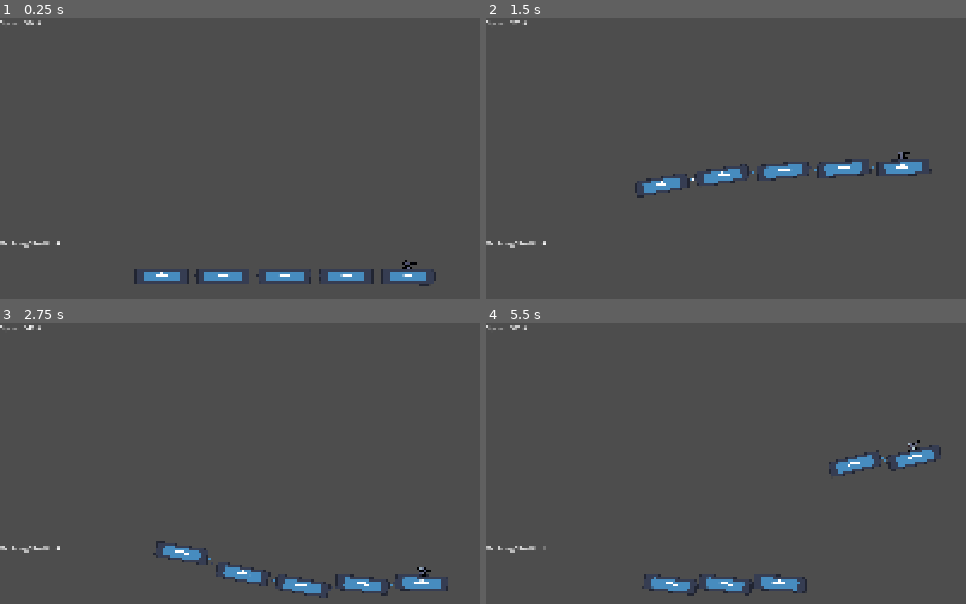
Above: before the commit, frames 1-4 (two rows, left to right).
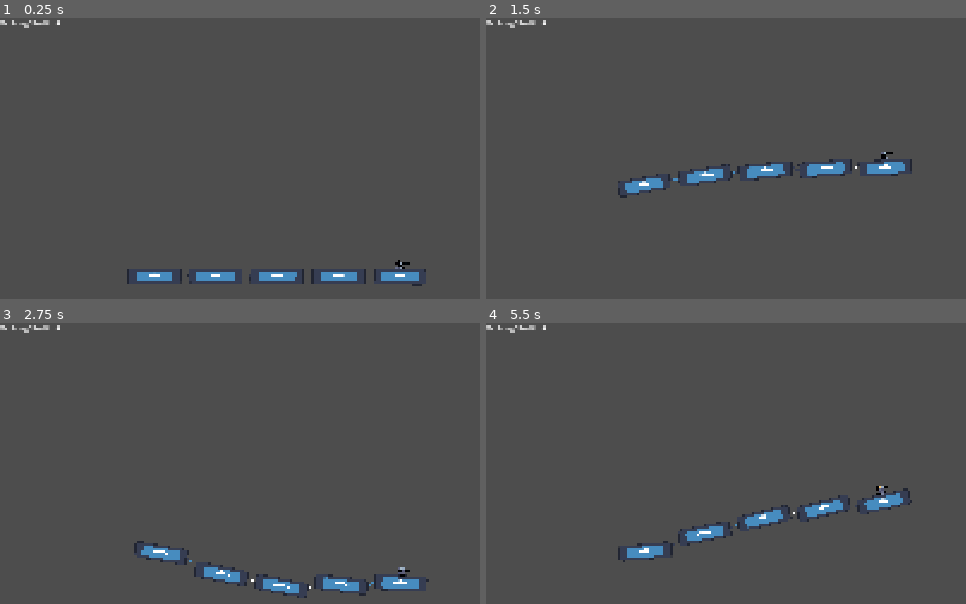
Above: after the commit, the same moments.

Repository: g3evorz/Gameseed-2026
Game: Godot game, scene res://Scenes/main.tscn
Same seed, same stepped clock (60 frames per second), same inputs: the game is played once before the commit and once after it. The engine's default icon, where the game draws it, is replaced by a stand-in: a white triangle on a blue panel in a dark square.
Inputs:
- Up to frame 1 (0.25 s): no input
- Up to frame 2 (1.5 s): hold Up (ui_up) from 0.53 s (still down)
- Up to frame 3 (2.75 s): release Up (ui_up) at 2.03 s; hold Down (ui_down) from 2.03 s (still down)
- Up to frame 4 (5.5 s): release Down (ui_down) at 2.78 s; hold Up (ui_up) 2.78-4.28 s; hold Down (ui_down) 4.28-5.03 s; tap Up (ui_up) at 4.52 s; hold Up (ui_up) from 5.03 s (still down)

The runs differ from the first frame. In frame 1, 1.3% of the frame differs, in the area x 0-91%, y 0-96%; in frame 2, 2.5%; in frame 3, 2.8%; in frame 4, 3.9%, in the area x 0-95%, y 0-98%.

Commit message:
Spawn Platform
Added spawned platform and changes fundamentally at who's moving (it is platform now & kereta is stay in place). also changes reparents gerbong and kepala.

Diff:
--- a/Scenes/Components/Kereta/gerbong.tscn
+++ b/Scenes/Components/Kereta/gerbong.tscn
@@ -1,39 +1,39 @@
 [gd_scene format=3 uid="uid://dcnle0rgkvqcg"]
 
 [ext_resource type="Texture2D" uid="uid://c7b1a0a2yu4by" path="res://icon.svg" id="1_fp0vm"]
-[ext_resource type="Script" uid="uid://dsguloiapf5sg" path="res://Script/Kereta/gerbong.gd" id="1_ibxl1"]
+[ext_resource type="Script" uid="uid://ilqondv8ongq" path="res://Script/Kereta/gerbong.gd" id="1_ibxl1"]
 [ext_resource type="PackedScene" uid="uid://8nceytgwwcui" path="res://Scenes/Components/Kereta/coupler.tscn" id="3_2jg16"]
 
 [sub_resource type="RectangleShape2D" id="RectangleShape2D_ibxl1"]
 size = Vector2(261, 77)
 
-[node name="Gerbong" type="Node2D" unique_id=2090834745]
-
-[node name="CharacterBody2D" type="CharacterBody2D" parent="." unique_id=1560058412]
+[node name="Gerbong" type="CharacterBody2D" unique_id=1560058412]
 collision_mask = 2
 script = ExtResource("1_ibxl1")
 
-[node name="Camera2D" type="Camera2D" parent="CharacterBody2D" unique_id=1658180898]
+[node name="Camera2D" type="Camera2D" parent="." unique_id=1658180898]
 
-[node name="Sprite2D" type="Sprite2D" parent="CharacterBody2D" unique_id=370657303]
+[node name="Sprite2D" type="Sprite2D" parent="." unique_id=370657303]
 position = Vector2(-129, 38)
 scale = Vector2(2.0234377, 0.59375)
 texture = ExtResource("1_fp0vm")
 centered = false
 offset = Vector2(0, -126)
 
-[node name="TitikSambungBelakang" type="Marker2D" parent="CharacterBody2D/Sprite2D" unique_id=1053118839]
+[node name="TitikSambungBelakang" type="Marker2D" parent="Sprite2D" unique_id=1053118839]
 position = Vector2(-0.78084564, -64.00001)
 scale = Vector2(0.49420846, 1.6842107)
 
-[node name="TitikSambungDepan" type="Marker2D" parent="CharacterBody2D/Sprite2D" unique_id=1794014442]
+[node name="TitikSambungDepan" type="Marker2D" parent="Sprite2D" unique_id=1794014442]
 position = Vector2(128.2, -64)
 scale = Vector2(0.49420846, 1.6842107)
 
-[node name="CollisionShape2D" type="CollisionShape2D" parent="CharacterBody2D" unique_id=1533080487]
+[node name="CollisionShape2D" type="CollisionShape2D" parent="." unique_id=1533080487]
 scale = Vector2(0.83319235, 0.8178548)
 shape = SubResource("RectangleShape2D_ibxl1")
 
-[node name="Coupler" parent="CharacterBody2D" unique_id=164977633 instance=ExtResource("3_2jg16")]
+[node name="Coupler" parent="." unique_id=164977633 instance=ExtResource("3_2jg16")]
 position = Vector2(130, 0)
 scale = Vector2(1.0087036, 1)
+
+[node name="Gerbong" type="Node2D" parent="." unique_id=2090834745]
--- a/Scenes/Components/Kereta/kepala.tscn
+++ b/Scenes/Components/Kereta/kepala.tscn
@@ -8,45 +8,45 @@
 [sub_resource type="RectangleShape2D" id="RectangleShape2D_eu8wk"]
 size = Vector2(233.5, 62.5)
 
-[node name="Kepala" type="Node2D" unique_id=1780252134]
-
-[node name="Camera2D" type="Camera2D" parent="." unique_id=1503878241 node_paths=PackedStringArray("target")]
-position = Vector2(-129, 38)
-scale = Vector2(2.0234377, 0.59375)
-zoom = Vector2(0.5, 0.5)
-script = ExtResource("1_eu8wk")
-target = NodePath("../CharacterBody2D")
-
-[node name="CharacterBody2D" type="CharacterBody2D" parent="." unique_id=1215859441]
+[node name="Kepala" type="CharacterBody2D" unique_id=1215859441]
 collision_mask = 2
 script = ExtResource("1_kiorl")
 
-[node name="Sprite2D" type="Sprite2D" parent="CharacterBody2D" unique_id=1829586725]
+[node name="Sprite2D" type="Sprite2D" parent="." unique_id=1829586725]
 position = Vector2(-129, 38)
 scale = Vector2(2.0234377, 0.59375)
 texture = ExtResource("2_pvioj")
 centered = false
 offset = Vector2(0, -126)
 
-[node name="PulseBody" parent="CharacterBody2D/Sprite2D" unique_id=862216815 instance=ExtResource("2_eu8wk")]
+[node name="PulseBody" parent="Sprite2D" unique_id=862216815 instance=ExtResource("2_eu8wk")]
 position = Vector2(63.75289, -122.94738)
 scale = Vector2(0.8017096, 2.7321424)
 
-[node name="TitikSambungBelakang" type="Marker2D" parent="CharacterBody2D/Sprite2D" unique_id=1181210845]
+[node name="TitikSambungBelakang" type="Marker2D" parent="Sprite2D" unique_id=1181210845]
 position = Vector2(-0.28664398, -64.00001)
 scale = Vector2(0.49420846, 1.6842107)
 
-[node name="TitikSambungDepan" type="Marker2D" parent="CharacterBody2D/Sprite2D" unique_id=1549894906]
+[node name="TitikSambungDepan" type="Marker2D" parent="Sprite2D" unique_id=1549894906]
 position = Vector2(128, -64)
 scale = Vector2(0.244242, 2.8365655)
 
-[node name="CollisionShape2D" type="CollisionShape2D" parent="CharacterBody2D" unique_id=1440733009]
+[node name="CollisionShape2D" type="CollisionShape2D" parent="." unique_id=1440733009]
 position = Vector2(-4.7683716e-07, 0)
 scale = Vector2(0.9615588, 0.9438583)
 shape = SubResource("RectangleShape2D_eu8wk")
 
-[node name="CanvasLayer" type="CanvasLayer" parent="CharacterBody2D" unique_id=1870364125]
+[node name="CanvasLayer" type="CanvasLayer" parent="." unique_id=1870364125]
 
-[node name="LabelSpeed" type="Label" parent="CharacterBody2D/CanvasLayer" unique_id=448355568]
+[node name="LabelSpeed" type="Label" parent="CanvasLayer" unique_id=448355568]
 offset_right = 40.0
 offset_bottom = 23.0
+
+[node name="Kepala" type="Node2D" parent="." unique_id=1780252134]
+
+[node name="Camera2D" type="Camera2D" parent="Kepala" unique_id=1503878241 node_paths=PackedStringArray("target")]
+position = Vector2(-129, 38)
+scale = Vector2(2.0234377, 0.59375)
+zoom = Vector2(0.5, 0.5)
+script = ExtResource("1_eu8wk")
+target = NodePath("../..")
--- a/Scenes/Components/Obstacle/platform.tscn
+++ b/Scenes/Components/Obstacle/platform.tscn
@@ -1,16 +1,29 @@
 [gd_scene format=3 uid="uid://ciej1ht535fuo"]
+
+[ext_resource type="Script" uid="uid://bbu4urqab8mo1" path="res://Script/Obstacle/platform.gd" id="1_kqigm"]
 
 [sub_resource type="RectangleShape2D" id="RectangleShape2D_j08xn"]
 size = Vector2(381.5, 20)
 
-[node name="Platform" type="Node2D" unique_id=702469548]
-
-[node name="StaticBody2D" type="StaticBody2D" parent="." unique_id=792758832]
+[node name="platform" type="StaticBody2D" unique_id=2120483876]
 collision_layer = 2
 collision_mask = 3
+script = ExtResource("1_kqigm")
 
-[node name="Sprite2D" type="Sprite2D" parent="StaticBody2D" unique_id=668076494]
+[node name="Sprite2D" type="Sprite2D" parent="." unique_id=668076494]
 
-[node name="CollisionShape2D" type="CollisionShape2D" parent="StaticBody2D" unique_id=748666245]
+[node name="CollisionShape2D" type="CollisionShape2D" parent="." unique_id=748666245]
 shape = SubResource("RectangleShape2D_j08xn")
 one_way_collision = true
+
+[node name="CanvasLayer" type="CanvasLayer" parent="." unique_id=86310258]
+
+[node name="LabelSpeed" type="Label" parent="CanvasLayer" unique_id=1387601163]
+offset_right = 40.0
+offset_bottom = 23.0
+
+[node name="Platform" type="Node2D" parent="." unique_id=702469548]
+
+[node name="VisibleOnScreenNotifier2D" type="VisibleOnScreenNotifier2D" parent="Platform" unique_id=1778073639]
+
+[connection signal="screen_exited" from="Platform/VisibleOnScreenNotifier2D" to="." method="_on_visible_on_screen_notifier_2d_screen_exited"]
--- a/Scenes/Components/kereta.tscn
+++ b/Scenes/Components/kereta.tscn
@@ -20,13 +20,8 @@
 
 [node name="Gerbong4" parent="KumpulanGerbong" unique_id=434939152 instance=ExtResource("3_k3j8q")]
 
-[node name="CanvasLayer" type="CanvasLayer" parent="." unique_id=291053721]
+[node name="CanvasLayer" type="CanvasLayer" parent="." unique_id=1250077466]
 
-[node name="LabelJumlahGerbong" type="Label" parent="CanvasLayer" unique_id=723256573]
-anchors_preset = 4
-anchor_top = 0.5
-anchor_bottom = 0.5
-offset_top = -11.5
+[node name="LabelJumlahGerbong" type="Label" parent="CanvasLayer" unique_id=978373017]
 offset_right = 40.0
-offset_bottom = 11.5
-grow_vertical = 2
+offset_bottom = 23.0
--- a/Scenes/main.tscn
+++ b/Scenes/main.tscn
@@ -4,6 +4,7 @@
 [ext_resource type="Script" uid="uid://c43l2tgw5vtty" path="res://Script/GameManager.gd" id="1_jjvhh"]
 [ext_resource type="PackedScene" uid="uid://cuyokbbea850y" path="res://Scenes/Components/Worldborder.tscn" id="2_8gbba"]
 [ext_resource type="PackedScene" uid="uid://ciej1ht535fuo" path="res://Scenes/Components/Obstacle/platform.tscn" id="3_8gbba"]
+[ext_resource type="Script" uid="uid://dcsbhlflouiv0" path="res://Script/Obstacle/platfromSpawner.gd" id="4_21xkr"]
 [ext_resource type="PackedScene" uid="uid://b2h0fb26gx8ox" path="res://Scenes/Components/Obstacle/wall.tscn" id="4_jjvhh"]
 [ext_resource type="PackedScene" uid="uid://cpcua8add3i0a" path="res://Scenes/Components/Obstacle/object.tscn" id="6_21xkr"]
 
@@ -11,29 +12,29 @@
 script = ExtResource("1_jjvhh")
 
 [node name="Kereta" parent="." unique_id=1640051749 instance=ExtResource("1_bo1nx")]
-position = Vector2(-55, 185)
+position = Vector2(0, 185)
 
 [node name="World" parent="." unique_id=1368948942 instance=ExtResource("2_8gbba")]
 position = Vector2(3, 222)
 
-[node name="Platform2" parent="." unique_id=1914942858 instance=ExtResource("3_8gbba")]
-position = Vector2(2543, 25)
-scale = Vector2(6.5655885, 1)
+[node name="PlatfromSpawner" type="Node2D" parent="." unique_id=1110252347 node_paths=PackedStringArray("player", "game_manager")]
+position = Vector2(1000, -10)
+script = ExtResource("4_21xkr")
+item_to_spawn = ExtResource("3_8gbba")
+player = NodePath("../Kereta")
+spawn_interval = 10.0
+game_manager = NodePath("..")
 
-[node name="Platform3" parent="." unique_id=702469548 instance=ExtResource("3_8gbba")]
-position = Vector2(5516, -379)
-scale = Vector2(6.5655885, 1)
+[node name="Object4" parent="." unique_id=971647449 instance=ExtResource("6_21xkr")]
+position = Vector2(4517, -431)
 
-[node name="Platform4" parent="." unique_id=2058346174 instance=ExtResource("3_8gbba")]
-position = Vector2(8808, -113)
-scale = Vector2(6.5655885, 1)
+[node name="Object5" parent="." unique_id=1553031107 instance=ExtResource("6_21xkr")]
+position = Vector2(5156.9995, -430)
 
 [node name="Wall" parent="." unique_id=335254042 instance=ExtResource("4_jjvhh")]
-position = Vector2(10844.999, 105)
-scale = Vector2(-1.2030928, -3.9479203)
-
-[node name="Platform5" parent="." unique_id=1957348218 instance=ExtResource("3_8gbba")]
-position = Vector2(1930, -230)
+position = Vector2(9046, -26)
+rotation = 3.1415927
+scale = Vector2(1.2030928, 3.9479203)
 
 [node name="CanvasLayer" type="CanvasLayer" parent="." unique_id=2120541488]
 process_mode = 3
@@ -137,12 +138,6 @@
 theme_override_font_sizes/font_size = 40
 text = "EXIT"
 
-[node name="Object4" parent="." unique_id=971647449 instance=ExtResource("6_21xkr")]
-position = Vector2(4517, -431)
-
-[node name="Object5" parent="." unique_id=1553031107 instance=ExtResource("6_21xkr")]
-position = Vector2(5156.9995, -430)
-
 [connection signal="pressed" from="CanvasLayer/GameOver/Retry" to="." method="_on_btn_restart_pressed"]
 [connection signal="pressed" from="CanvasLayer/PauseMenu/PauseLabel/VBoxContainer/Retry" to="." method="_on_btn_restart_pressed"]
 [connection signal="pressed" from="CanvasLayer/PauseMenu/PauseLabel/VBoxContainer/Exit" to="." method="_on_btn_quit_pressed"]
--- a/Script/GameManager.gd
+++ b/Script/GameManager.gd
@@ -1,4 +1,12 @@
 extends Node2D
+
+# Kecepatan Platform
+
+@export var BASE_SPEED: float = 300.0
+@export var MAX_SPEED: float = 1000.0
+@export var ACCELERATION: float = 15.0
+
+var current_world_speed: float = 0.0
 
 # Referensi Node
 @onready var node_kereta = $Kereta # Ini adalah node yang memakai kereta.gd
@@ -6,11 +14,15 @@
 @onready var ui_pause = $CanvasLayer/PauseMenu
 @onready var Score = $CanvasLayer/GameOver/VBoxContainer/ScoreLabel
 @onready var Coins = $CanvasLayer/GameOver/VBoxContainer/TotalCoin
+
 # Status Permainan
 enum GameState { MULAI, BERMAIN, PAUSED, GAME_OVER }
 var status_sekarang = GameState.MULAI
 
 func _ready():
+	# Inisialisasi Kecepatan Awal
+	current_world_speed = BASE_SPEED
+
 	# 1. Pastikan UI tertutup saat game mulai
 	ui_game_over.hide()
 	ui_pause.hide()
@@ -30,6 +42,12 @@
 	# Fitur Pause menggunakan tombol Esc
 	if Input.is_action_just_pressed("ui_cancel"):
 		toggle_pause()
+
+
+func _physics_process(delta):
+	# LOGIKA AKSELERASI DUNIA
+	if status_sekarang == GameState.BERMAIN:
+		current_world_speed = move_toward(current_world_speed, MAX_SPEED, ACCELERATION * delta)
 
 # --- LOGIKA PAUSE ---
 func toggle_pause():
--- a/Script/Kereta/Gerbong.gd
+++ b/Script/Kereta/Gerbong.gd
@@ -3,6 +3,8 @@
 @onready var sprite = $Sprite2D
 @onready var coupler_sensor = $Coupler/RayCast2D
 @onready var coupler_visual = $Coupler/Sprite2D
+
+@export var game_manager: Node2D
 
 var gravity = ProjectSettings.get_setting("physics/2d/default_gravity")
 var sedang_aktif = true
@@ -31,6 +33,9 @@
 func putus_sambungan():
 	tersambung = false
 	sedang_aktif = false
+
+	set_as_top_level(true)
+
 	if is_instance_valid(coupler_visual):
 		coupler_visual.visible = false
 
@@ -38,7 +43,10 @@
 	# --- 1. JIKA PUTUS SAMBUNGAN ---
 	if not tersambung or not sedang_aktif:
 		if is_on_floor():
-			velocity.x = move_toward(velocity.x, 0, 600 * delta)
+			if game_manager != null:
+				velocity.x = move_toward(velocity.x, -game_manager.current_world_speed, 600 * delta)
+			else:
+				velocity.x = move_toward(velocity.x, 0, 600 * delta)
 		velocity.y += gravity * delta
 		move_and_slide()
 
@@ -151,4 +159,4 @@
 			putus_sambungan()
 
 func hancur():
-	get_parent().queue_free()
+	queue_free()
--- a/Script/Kereta/kepala.gd
+++ b/Script/Kereta/kepala.gd
@@ -2,10 +2,7 @@
 
 # --- Konfigurasi Pergerakan ---
 @export var JUMP_VELOCITY = -1000.0
-@export var BASE_SPEED = 300.0
-@export var MAX_SPEED = 1000.0
-@export var ACCELERATION = 15.0
-var current_speed = 0.0
+
 var is_dead: bool = false
 
 # --- Konfigurasi Efek Tilting Parabola ---
@@ -14,13 +11,9 @@
 @export var TILT_SMOOTHNESS = 10.0 # Seberapa mulus transisi rotasinya
 
 @onready var sprite = $Sprite2D
-@onready var label_speed = $CanvasLayer/LabelSpeed
 @onready var gun = $Sprite2D/PulseBody
 
 var gravity = ProjectSettings.get_setting("physics/2d/default_gravity")
-
-func _ready():
-	current_speed = BASE_SPEED
 
 func _physics_process(delta):
 	# 1. Terapkan Gravitasi
@@ -38,8 +31,6 @@
 		global_position.y += 2.0
 
 	# 3. Gerakan Otomatis ke Depan Gradually
-	current_speed = move_toward(current_speed, MAX_SPEED, ACCELERATION * delta)
-	velocity.x = current_speed
 
 	# 4. Efek Tilting Parabola Berdasarkan Kecepatan Vertikal
 	var target_rotation = 0.0
@@ -65,7 +56,7 @@
 
 	# Gunakan fungsi lerp_angle untuk menggerakkan rotasi secara mulus ke targetnya
 	sprite.rotation = lerp_angle(sprite.rotation, target_rotation, TILT_SMOOTHNESS * delta)
-	label_speed.text = "Speed: " + str(round(current_speed))
+
 
 	# 5. Eksekusi pergerakan fisika
 	move_and_slide()
@@ -73,6 +64,5 @@
 # Fungsi untuk menghentikan laju kereta saat Game Over
 func mati():
 	is_dead = true
-	current_speed = 0.0
 	velocity.x = 0.0
 	# Mematikan proses fisika agar kepala kereta tidak lagi bergerak ke depan atau melompat
--- a/Script/Kereta/kereta.gd
+++ b/Script/Kereta/kereta.gd
@@ -2,8 +2,8 @@
 
 signal kereta_hancur
 
-@onready var kepala_kereta = $Kepala/CharacterBody2D
-@onready var sprite_kepala = $Kepala/CharacterBody2D/Sprite2D
+@onready var kepala_kereta = $Kepala
+@onready var sprite_kepala = $Kepala/Sprite2D
 @onready var kumpulan_gerbong = $KumpulanGerbong
 @onready var label_jumlah_gerbong = $CanvasLayer/LabelJumlahGerbong
 
@@ -26,7 +26,7 @@
 
 	var daftar_wadah = kumpulan_gerbong.get_children()
 	for i in range(daftar_wadah.size()):
-		var gerbong = daftar_wadah[i].get_node_or_null("CharacterBody2D")
+		var gerbong = daftar_wadah[i]
 		if gerbong:
 			rantai_permanen.append(gerbong)
 			gerbong.global_position.x = kepala_kereta.global_position.x - ((i + 1) * JARAK_PIKSEL_ANTAR_GERBONG)
--- /dev/null
+++ b/Script/Obstacle/platform.gd
@@ -0,0 +1,12 @@
+extends StaticBody2D
+
+var game_manager: Node2D = null
+
+func _physics_process(delta):
+	# Posisi x berkurang berdasarkan kecepatan global
+	if game_manager != null:
+		position.x -= game_manager.current_world_speed * delta
+
+func _on_visible_on_screen_notifier_2d_screen_exited() -> void:
+	print("Platform Terhapus !")
+	queue_free()
--- /dev/null
+++ b/Script/Obstacle/platfromSpawner.gd
@@ -0,0 +1,35 @@
+extends Node2D
+
+# Memasukkan scene yang ingin di-spawn
+@export var item_to_spawn: PackedScene
+
+# Memasukkan node Player agar spawner tahu posisinya
+@export var player: Node2D
+
+# Waktu jeda (dalam detik) antar spawn
+@export var spawn_interval: float = 2.0
+
+@export var game_manager: Node2D
+
+var _time_passed: float = 0.0
+
+func _process(delta: float) -> void:
+	if item_to_spawn == null:
+		return
+
+	# 1. Logika untuk menelurkan (spawn) objek
+	_time_passed += delta
+	if _time_passed >= spawn_interval:
+		_spawn_item()
+		_time_passed = 0.0
+
+func _spawn_item() -> void:
+
+	var spawned_instance = item_to_spawn.instantiate()
+
+	if game_manager != null:
+			spawned_instance.game_manager = self.game_manager
+
+	spawned_instance.position = self.global_position
+
+	add_child(spawned_instance)
Not shown, added: Script/Obstacle/platform.gd.uid
Not shown, added: Script/Obstacle/platfromSpawner.gd.uid
